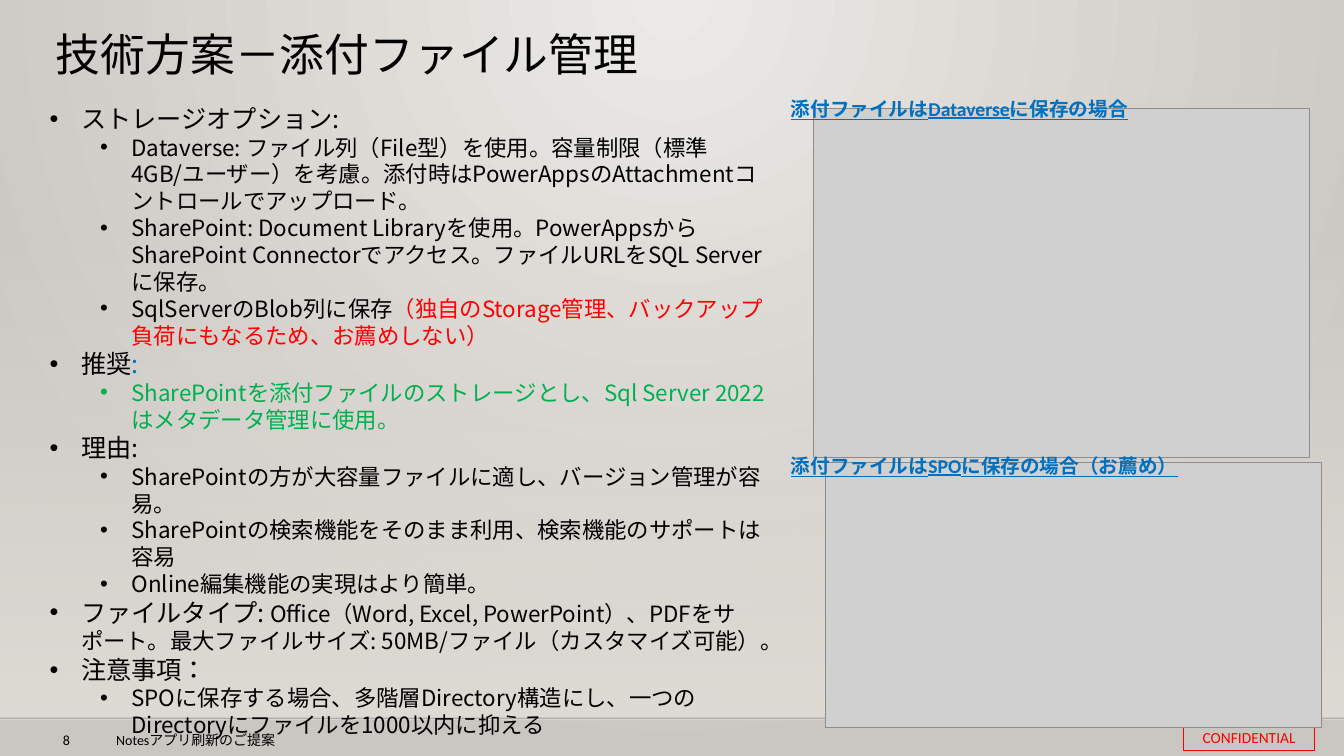
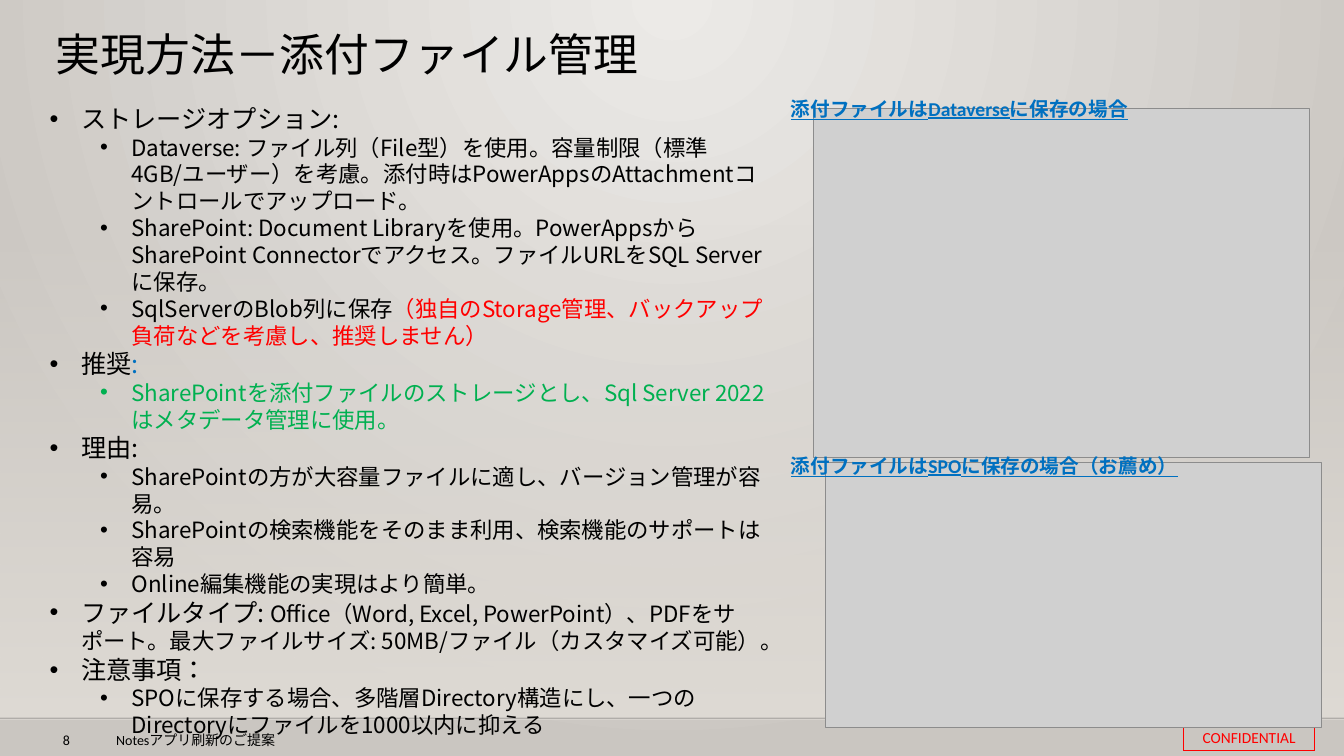
Before and after one commit to 0494938/Notes--CMS-Online, a slide deck: slide 8 of Notesアプリ刷新プロジェクト提案見積もり.pptx. Drawn at 1344x756 pixels with LibreOffice and Linux fonts; fonts in the diff are those of the drawing; grey boxes stand for pictures; background and template pictures are left out. Boxes give left, top, right and bottom in pixels: in the first picture for what was removed or moved away, otherwise in the second. Text is boxed around its words. In the diff, an @@ line names an element or a change of style, - is before the commit and + after.

```diff
--- a/Notesアプリ刷新プロジェクト提案見積もり.pptx
+++ b/Notesアプリ刷新プロジェクト提案見積もり.pptx
@@ title at bbox=[56, 33, 639, 75]: text changed @@
-技術方案－添付ファイル管理
+実現方法－添付ファイル管理
@@ text at bbox=[132, 298, 763, 346]: text changed @@
-  • SqlServerのBlob列に保存（独自のStorage管理、バックアップ負荷にもなるため、お薦めしない）
+  • SqlServerのBlob列に保存（独自のStorage管理、バックアップ負荷などを考慮し、推奨しません）
```
Also in this commit, not shown: 17 other slides changed, 1 other file.
